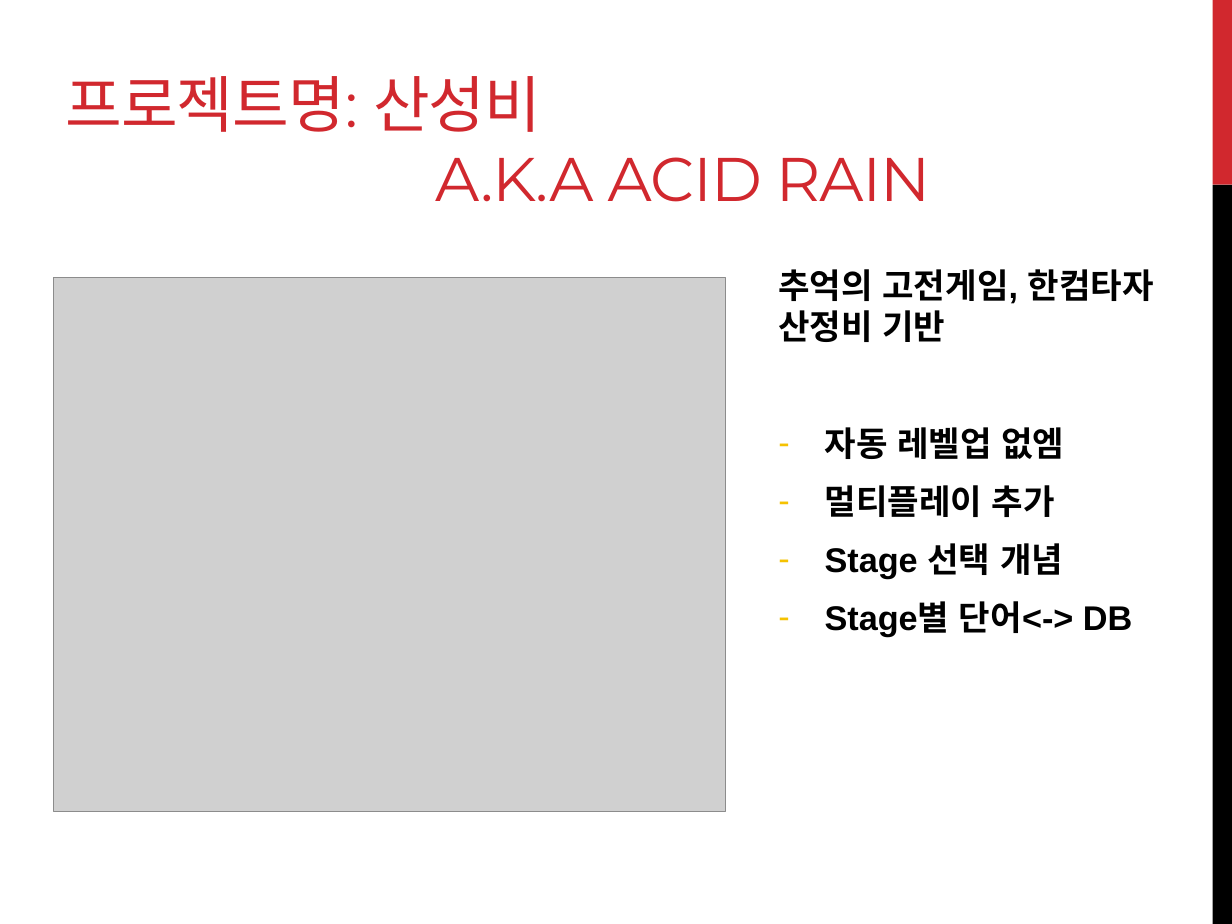
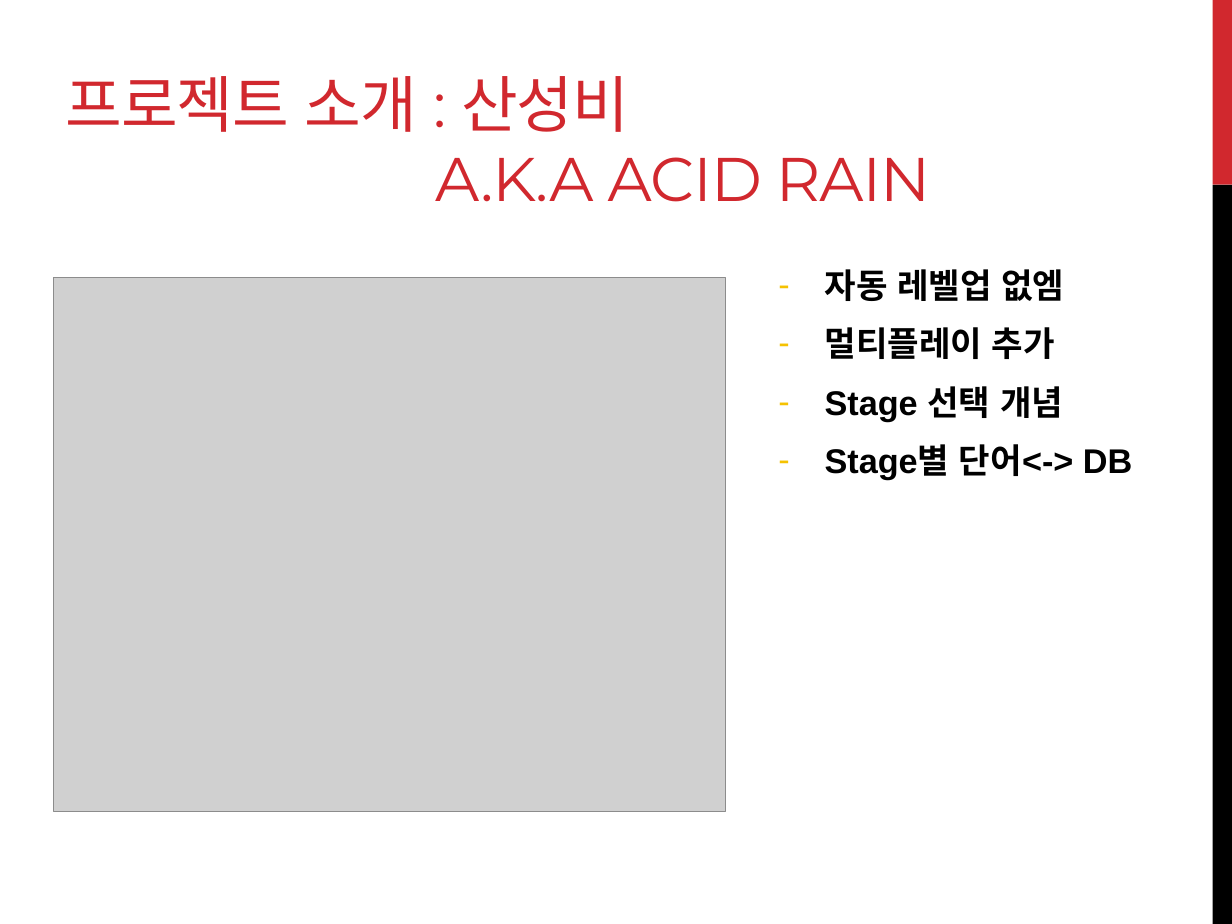
Before and after one commit to jinlee10/javaminiproj, a slide deck: slide 5 of Java_mini_proj_home/java_proj_PPT.pptx. Drawn at 1232x924 pixels with LibreOffice and Linux fonts; fonts in the diff are those of the drawing; grey boxes stand for pictures. Boxes give left, top, right and bottom in pixels: in the first picture for what was removed or moved away, otherwise in the second. Text is boxed around its words. In the diff, an @@ line names an element or a change of style, - is before the commit and + after.

```diff
--- a/Java_mini_proj_home/java_proj_PPT.pptx
+++ b/Java_mini_proj_home/java_proj_PPT.pptx
@@ title at (66, 76, 930, 202): text changed @@
-프로젝트명: 산성비
-A.K.A ACID RAIN
+프로젝트 소개 : 산성비
+A.K.A ACID RAIN
@@ text at (778, 269, 1154, 342): paragraph removed @@
-추억의 고전게임, 한컴타자 산정비 기반
```
Also in this commit, not shown: 9 other slides changed, 3 slides added, 1 other file.
